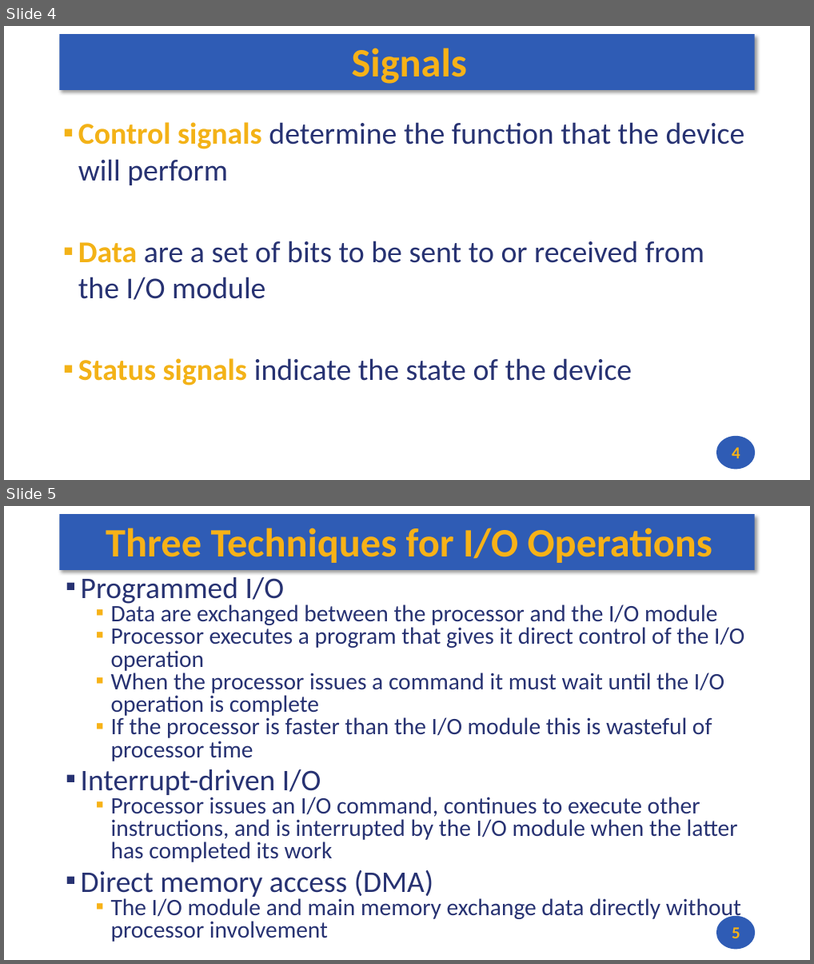
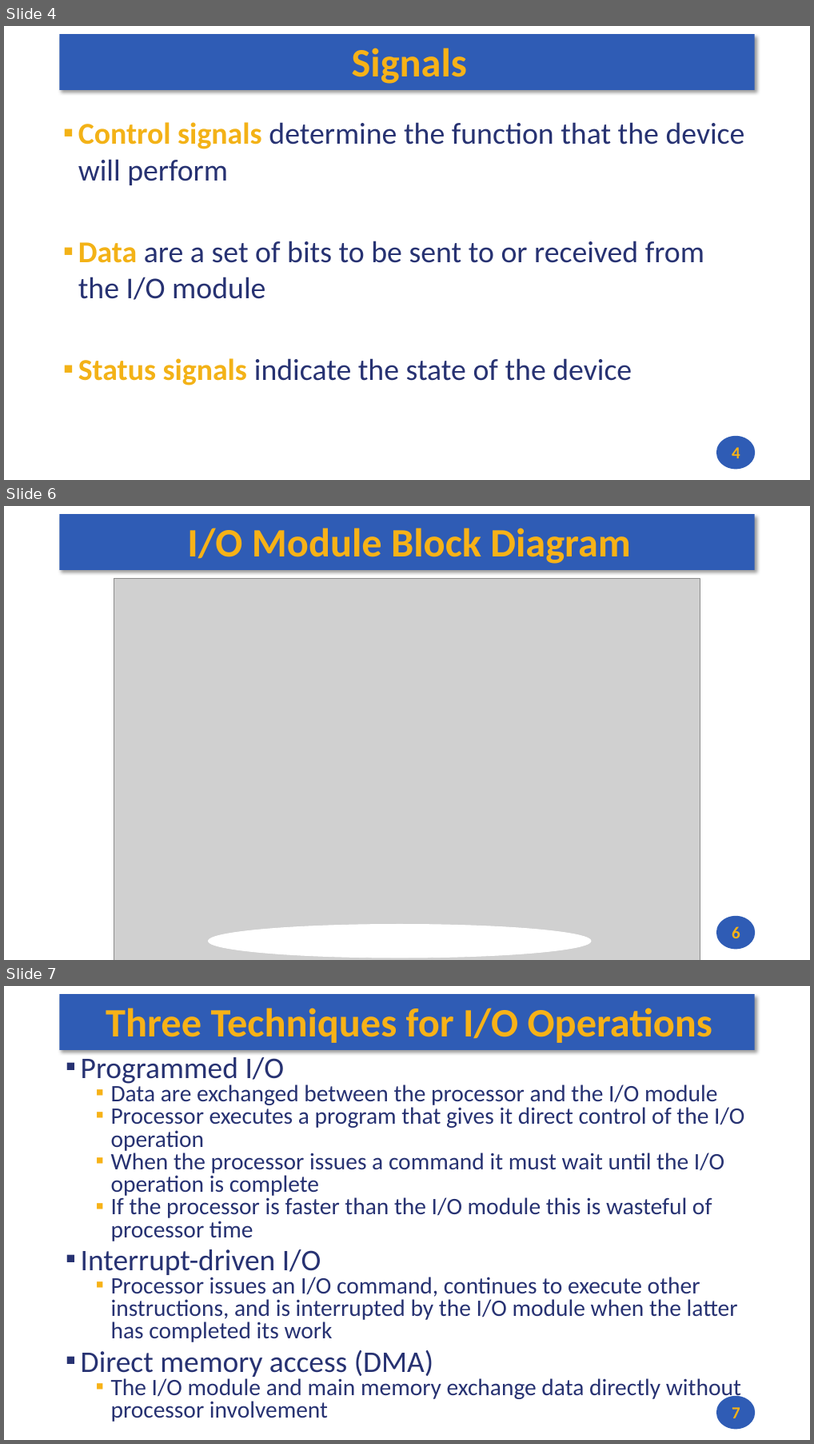
Before and after one commit to andrewt0301/hse-acos-course, a slide deck: docs/part1ca/12_MMIO/CA_Lecture_12.pptx. Shown one above the other, each under a label of ours: slides 4 and 5 before the commit, slides 4, 6 and 7 after it; the slides between them are not shown. The pictures are 814x964 and 814x1444 pixels, drawn with LibreOffice and Linux fonts; fonts in the diff are those of the drawing; grey boxes stand for pictures. Boxes give left, top, right and bottom in pixels: in the first picture for what was removed or moved away, otherwise in the second. Text is boxed around its words. In the diff, an @@ line names an element or a change of style, - is before the commit and + after.

```diff
--- a/docs/part1ca/12_MMIO/CA_Lecture_12.pptx
+++ b/docs/part1ca/12_MMIO/CA_Lecture_12.pptx
@@ slide 6 added at (4, 506, 810, 960), background #FFFFFF; not listed: 2 template elements that a slide beside it also shows @@
@@ title added at (187, 528, 630, 564), 48 pt, text #F7B217, bold @@
+I/O Module Block Diagram
@@ picture added at (114, 578, 700, 960) @@
@@ ellipse added at (209, 924, 591, 957), fill #FFFFFF, outline #FFFFFF 0.85 pt @@
@@ page number added at (732, 926, 741, 938), 20 pt, text #F7B217, bold @@
+6
@@ what was slide 5 is now slide 7 @@
@@ page number at (732, 1407, 741, 1418): text changed @@
-5
+7
```
Also in this commit, not shown: 1 slide changed, 3 other slides added, 1 other file.
